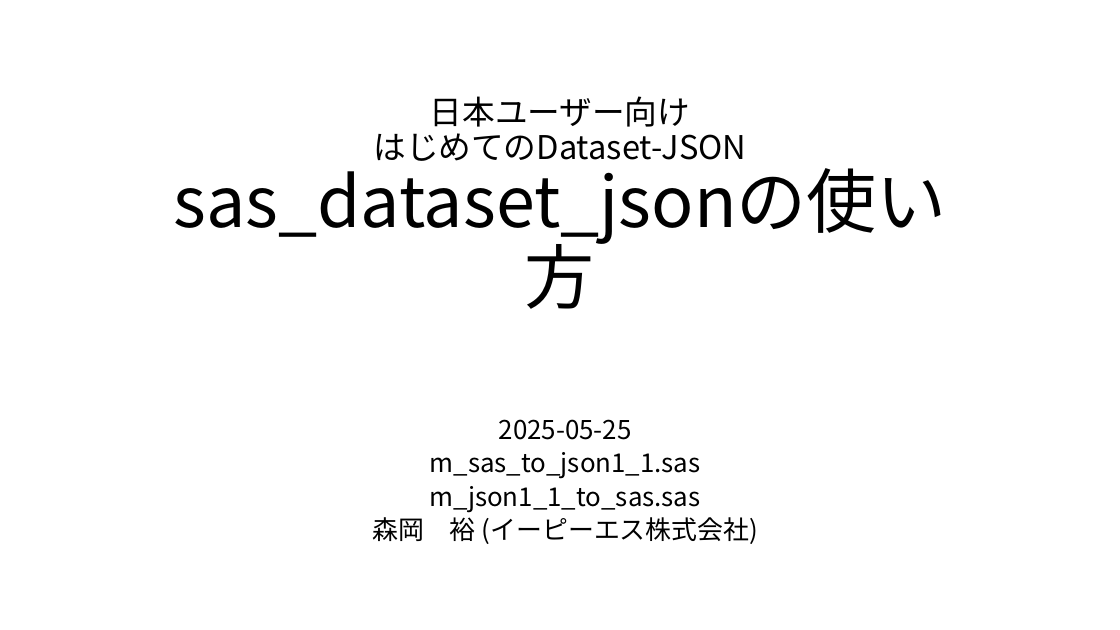
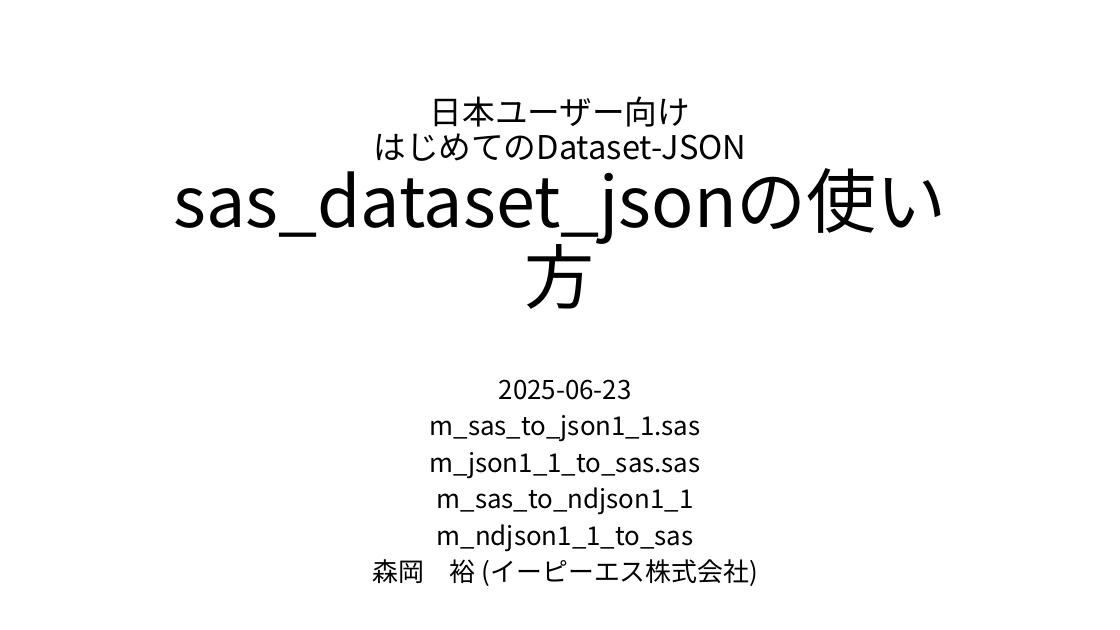
Before and after one commit to Morioka-Yutaka/sas_dataset_json, a slide deck: slide 1 of sas_dataset_jsonの使い方_[日本ユーザ向け].pptx. Drawn at 1120x630 pixels with LibreOffice and Linux fonts; fonts in the diff are those of the drawing. Boxes give left, top, right and bottom in pixels: in the first picture for what was removed or moved away, otherwise in the second. Text is boxed around its words. In the diff, an @@ line names an element or a change of style, - is before the commit and + after.

```diff
--- a/sas_dataset_jsonの使い方_[日本ユーザ向け].pptx
+++ b/sas_dataset_jsonの使い方_[日本ユーザ向け].pptx
@@ subtitle at (x1=499, y1=379, x2=632, y2=400): text changed @@
-2025-05-25
+2025-06-23
@@ subtitle at (x1=372, y1=415, x2=759, y2=586): line spacing 0.7 to 0.8 @@
@@ subtitle at (x1=437, y1=487, x2=694, y2=551): paragraphs added @@
+m_sas_to_ndjson1_1
+m_ndjson1_1_to_sas
```
Also in this commit, not shown: 1 slide added.
